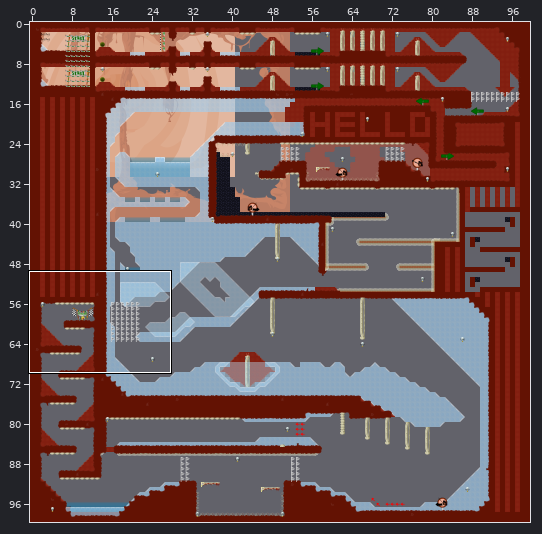
Tiled map -- data/assets/Maps/RaceReloaded.tmx. The picture above shows the old version from afar; the outline marks the close-up.
Close-up. Before:
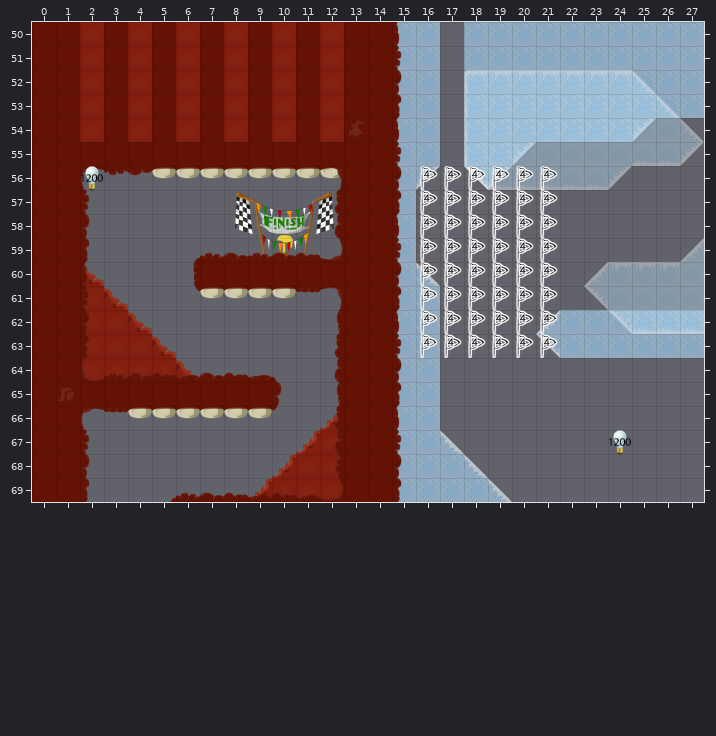
Cells are 64x64 px. Shown: x 0..27, y 50..69. The commit also changed other parts of the map, which this record leaves out.
Now the later version:
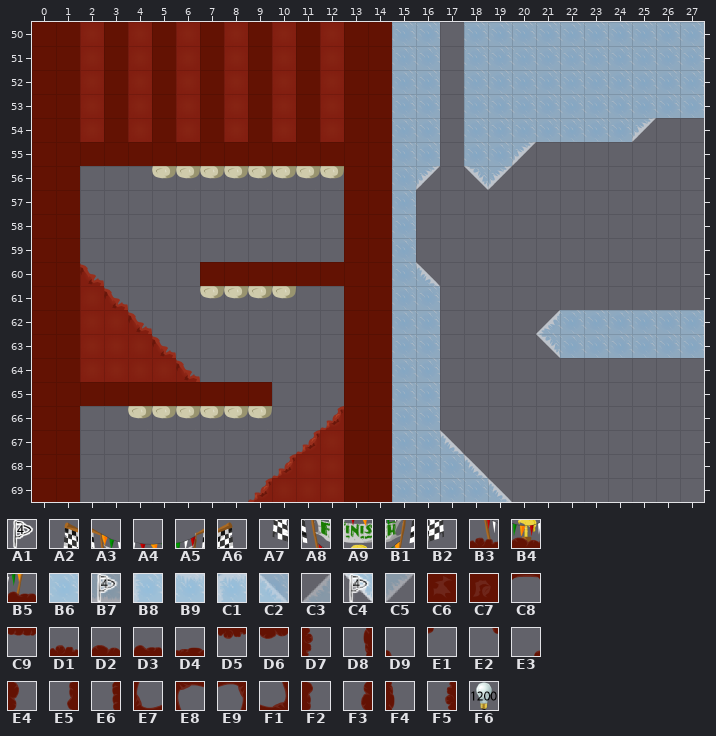
Key: from "CheckpointFlags": A1 3; from "Finish": A2 0, A3 1, A4 2, A5 3, A6 4, A7 5, A8 6, A9 7, B1 8, B2 9, B3 11, B4 12, B5 13; from "IceForeground": B6 0, B7 2, B8 4, B9 8, C1 12; from "IceForegroundSlopes": C2 0, C3 4, C4 8, C5 12; from "MeatNonEdible": C6 2, C7 3, C8 5, C9 6, D1 8, D2 9, D3 10, D4 11, D5 12, D6 13, D7 21, D8 22, D9 24, E1 25, E2 26, E3 27, E4 29, E5 30, E6 31, E7 32, E8 33, E9 34, F1 35, F2 37, F3 38, F4 45, F5 46; from "light": F6 3.
__ is an empty cell.
See-through tiles are keyed as they look on the map.
Change:
Layer "StaticBackground" (now hidden):
y 57: x 8..12 A2 A3 A4 A5 A6 -> __ __ __ __ __
y 58: x 8..12 A7 A8 A9 B1 B2 -> __ __ __ __ __
y 59: x 9..11 B3 B4 B5 -> __ __ __
Layer "StaticForeground" (now hidden):
y 52: x 18..25 C1 B9 B9 B9 B9 B9 B9 C2 -> __ __ __ __ __ __ __ __
y 53: x 18..26 B8 B6 B6 B6 B6 B6 B6 B6 C2 -> __ __ __ __ __ __ __ __ __
y 54: x 18..27 B8 B6 B6 B6 B6 B6 B6 B6 B6 C2 -> __ __ __ __ __ __ __ __ __ __
y 55: x 18..27 B8 B6 B6 B6 B6 B6 B6 B7 B7 C5 -> __ __ __ __ __ __ __ __ __ __
y 56: x 18..24 C4 B7 B7 B7 B7 B7 C5 -> __ __ __ __ __ __ __
y 59: x 27 C3 -> __
y 60: x 23..27 C3 B9 B9 B9 B6 -> __ __ __ __ __
y 61: x 23..27 C4 B6 B6 B6 B6 -> __ __ __ __ __
y 62: x 24..27 C4 B7 B7 B7 -> __ __ __ __
Layer "Foreground" (now hidden):
y 50: x 15 F4 -> __
y 51: x 15 D7 -> __
y 52: x 15 E4 -> __
y 53: x 15 F2 -> __
y 54: x 13 C6 -> __; x 15 F4 -> __
y 55: x 15 D7 -> __
y 56: x 2..12 E8 D5 D6 C8 C8 C8 C8 C8 C8 C8 E9 -> __ __ __ __ __ __ __ __ __ __ __; x 15 E4 -> __
y 57: x 2 D7 -> __; x 12 E5 -> __; x 15 F2 -> __
y 58: x 2 E4 -> __; x 12 F3 -> __; x 15 F4 -> __
y 59: x 2 F2 -> __; x 6..12 E3 D1 D2 D1 D2 D3 F1 -> __ __ __ __ __ __ __; x 15 D7 -> __
y 60: x 2 F4 -> __; x 6 E6 -> __; x 15 E4 -> __
y 61: x 2 D7 -> __; x 6..12 E2 C8 C8 C8 C8 C9 E9 -> __ __ __ __ __ __ __; x 15 F2 -> __
y 62: x 2 E4 -> __; x 12 D8 -> __; x 15 F4 -> __
y 63: x 2 F2 -> __; x 12 E5 -> __; x 15 D7 -> __
y 64: x 2..10 E7 D1 D2 D3 D4 D2 D3 D4 D9 -> __ __ __ __ __ __ __ __ __; x 12 F3 -> __; x 15 E4 -> __
y 65: x 1 C7 -> __; x 10 E4 -> __; x 12 D8 -> __; x 15 F2 -> __
y 66: x 2..10 E8 C9 C8 C8 C8 C8 C8 C8 E1 -> __ __ __ __ __ __ __ __ __; x 12 E5 -> __; x 15 F4 -> __
y 67: x 2 D7 -> __; x 12 F3 -> __; x 15 D7 -> __
y 68: x 2 E4 -> __; x 12 F5 -> __; x 15 E4 -> __
y 69: x 2 F2 -> __; x 5..12 E3 D1 D2 D3 D4 D3 D4 F1 -> __ __ __ __ __ __ __ __; x 15 F2 -> __
Layer "Flags" (now hidden):
y 56: x 2 F6 -> __; x 16..21 A1 A1 A1 A1 A1 A1 -> __ __ __ __ __ __
y 57..63: x 16..21 A1 A1 A1 A1 A1 A1 -> __ __ __ __ __ __
y 67: x 24 F6 -> __
Where, in picture pixels (left, top, right, bottom), the same in both close-ups:
removed: (392, 22, 704, 502)
removed: (349, 120, 364, 138)
removed: (59, 166, 344, 502)
